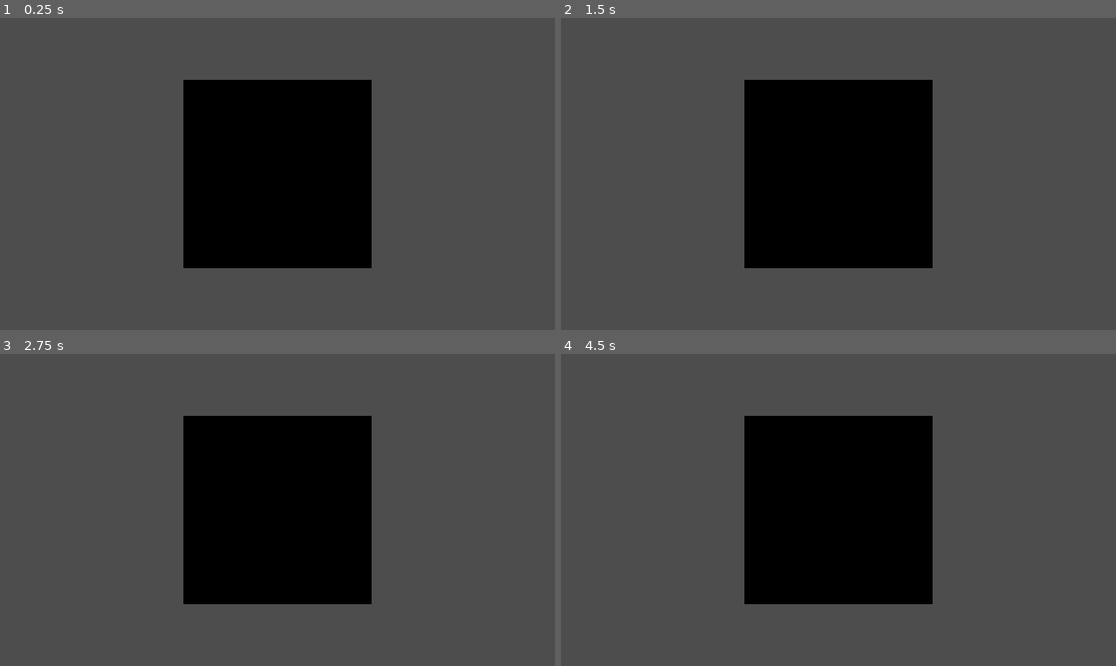
Above: before the commit, frames 1-4 (two rows, left to right).
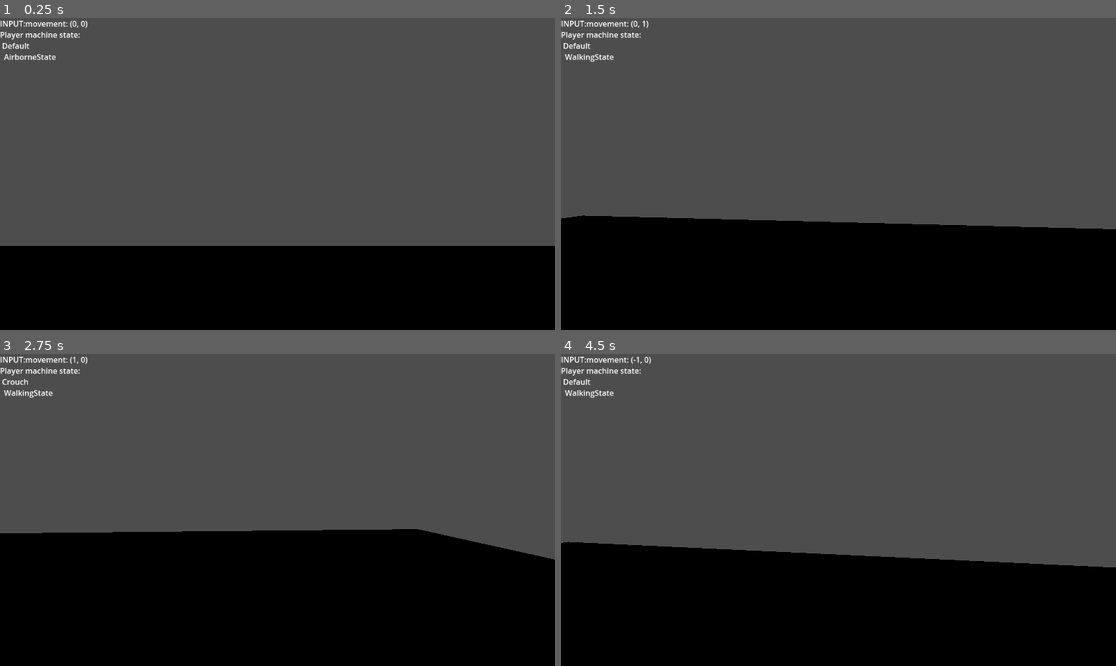
Above: after the commit, the same moments.

Repository: PropFault/Playground
Game: Godot game, scene res://interaction_test.tscn
Same seed, same stepped clock (60 frames per second), same inputs: the game is played once before the commit and once after it. Before the commit the project starts from res://dialogue_test.tscn.
Inputs (mouse positions are in pixels of both pictures, inside the frame that each line leads up to):
- Up to frame 1 (0.25 s): no input
- Up to frame 2 (1.5 s): move the mouse to (960, 158) at 0.52 s; press the mouse at (960, 158) at 0.53 s; hold D (Right) 0.53-1.28 s; tap Space (Jump) at 0.77 s; move the mouse to (727, 189) at 1.27 s; release the mouse at (727, 189) at 1.28 s; hold S (Backward) from 1.28 s (still down); right-click (727, 189) at 1.35 s
- Up to frame 3 (2.75 s): tap Space (Jump) at 1.52 s; move the mouse to (333, 441) at 2.02 s; release S (Backward) at 2.03 s; hold D (Right) from 2.03 s (still down); hold Ctrl (Crouch) from 2.03 s (still down)
- Up to frame 4 (4.5 s): move the mouse to (810, 572) at 2.77 s; release D (Right) at 2.78 s; release Ctrl (Crouch) at 2.78 s; hold W (Forward) 2.78-3.53 s; tap Shift (Run) at 2.85 s; tap Space (Jump) at 3.02, 3.77 s; move the mouse to (1005, 556) at 3.52 s; press the mouse at (1005, 556) at 3.53 s; hold A (Left) from 3.53 s (still down); move the mouse to (672, 463) at 4.27 s; release the mouse at (672, 463) at 4.28 s; right-click (672, 463) at 4.35 s

The runs differ from the first frame. In frame 1, 43% of the frame differs, in the area x 0-100%, y 0-100%; in frame 2, 45%; in frame 3, 47%; in frame 4, 46%.
Error before the commit: Parse Error: Expected indented block after function declaration. (res://DialogueVPTexture.gd:5)

Commit message:
Fixed top speed exceeding set when walking diagonally

Diff:
--- a/Player/States/WalkingState.gd
+++ b/Player/States/WalkingState.gd
@@ -6,8 +6,16 @@
 
 func _state_process(delta):
 	var movement = Vector2.ZERO
-	#L/R
-	movement.x = top_walking_speed.y * min(input.movement.x, 0.0) + top_walking_speed.z * max(input.movement.x, 0.0)
-	#F/B
-	movement.y = top_walking_speed.x * min(input.movement.y, 0.0) + top_walking_speed.w * max(input.movement.y, 0.0)
-	self.body.velocity = self.body.velocity + Vector3(movement.x, 0, movement.y) * body.transform.basis * delta
+	var f = -min(input.movement.y,0.0)
+	var b = max(input.movement.y, 0.0)
+	var l = -min(input.movement.x, 0.0)
+	var r = max(input.movement.x, 0.0)
+
+	var top_speed = top_walking_speed.x * f + top_walking_speed.w * b + top_walking_speed.y * l + top_walking_speed.z * r
+	var divident = abs(sign(f)) + abs(sign(b)) + abs(sign(l)) + abs(sign(r))
+	if divident > 0.0:
+		top_speed = top_speed / divident
+	print("top", top_speed)
+	movement = input.movement * top_speed
+
+	self.body.velocity = self.body.velocity + (movement.x * body.transform.basis.x + movement.y  * body.transform.basis.z) * delta
--- /dev/null
+++ b/debug_box.tscn
@@ -0,0 +1,17 @@
+[gd_scene load_steps=4 format=3 uid="uid://3tsd0e6ve7u1"]
+
+[ext_resource type="Texture2D" uid="uid://c6kvhubc8eq27" path="res://Assets/debug_01.png" id="1_vvxbl"]
+
+[sub_resource type="BoxMesh" id="BoxMesh_aaj8u"]
+
+[sub_resource type="StandardMaterial3D" id="StandardMaterial3D_cr22l"]
+albedo_texture = ExtResource("1_vvxbl")
+uv1_offset = Vector3(0.5, 0.5, 0.5)
+uv1_triplanar = true
+uv1_world_triplanar = true
+texture_filter = 0
+
+[node name="DebugBox" type="CSGMesh3D"]
+use_collision = true
+mesh = SubResource("BoxMesh_aaj8u")
+material = SubResource("StandardMaterial3D_cr22l")
--- a/dialogue_test.tscn
+++ b/dialogue_test.tscn
@@ -1,12 +1,14 @@
 [gd_scene load_steps=6 format=3 uid="uid://c2mbctni1kibe"]
 
 [ext_resource type="Texture2D" uid="uid://dhor4fuy86fwb" path="res://Assets/9patch-test.png" id="1_6vhjr"]
-[ext_resource type="Texture2D" uid="uid://di4xatorc1tca" path="res://dialogue_test.tres" id="2_yvymp"]
 [ext_resource type="Script" path="res://DialogueVPTexture.gd" id="3_7lo5r"]
+
+[sub_resource type="ViewportTexture" id="ViewportTexture_6g877"]
+viewport_path = NodePath("DialogueVP")
 
 [sub_resource type="StandardMaterial3D" id="StandardMaterial3D_djrp1"]
 resource_local_to_scene = true
-albedo_texture = ExtResource("2_yvymp")
+albedo_texture = SubResource("ViewportTexture_6g877")
 
 [sub_resource type="PlaneMesh" id="PlaneMesh_h476s"]
 material = SubResource("StandardMaterial3D_djrp1")
@@ -14,7 +16,6 @@
 [node name="dialogue_test" type="Node3D"]
 
 [node name="DialogueVP" type="SubViewport" parent="."]
-disable_3d = true
 render_target_update_mode = 4
 
 [node name="Dialogue2D" type="PanelContainer" parent="DialogueVP"]
--- /dev/null
+++ b/interaction_test.tscn
@@ -0,0 +1,12 @@
+[gd_scene load_steps=3 format=3 uid="uid://dbx67n4djw638"]
+
+[ext_resource type="PackedScene" uid="uid://3tsd0e6ve7u1" path="res://debug_box.tscn" id="1_6sg02"]
+[ext_resource type="PackedScene" uid="uid://de1jevbkbwq81" path="res://Player/player.tscn" id="2_crjdk"]
+
+[node name="Node3D" type="Node3D"]
+
+[node name="DebugBox" parent="." instance=ExtResource("1_6sg02")]
+transform = Transform3D(26.73, 0, 0, 0, 1, 0, 0, 0, 18.86, 0, 0, 0)
+
+[node name="Player" parent="." instance=ExtResource("2_crjdk")]
+transform = Transform3D(1, 0, 0, 0, 1, 0, 0, 0, 1, 0, 3, 0)
--- a/project.godot
+++ b/project.godot
@@ -11,7 +11,7 @@
 [application]
 
 config/name="Playground"
-run/main_scene="res://dialogue_test.tscn"
+run/main_scene="res://interaction_test.tscn"
 config/features=PackedStringArray("4.1", "Forward Plus")
 config/icon="res://icon.svg"
 
Binary file added: Assets/debug_01.png
Not shown, added: Assets/debug_01.png.import
